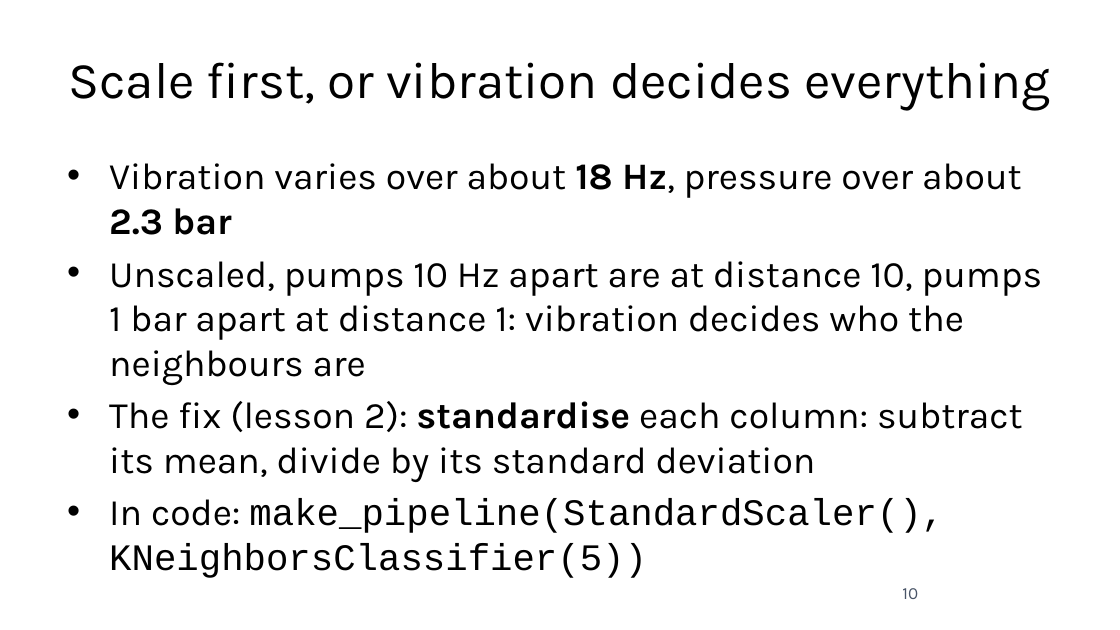
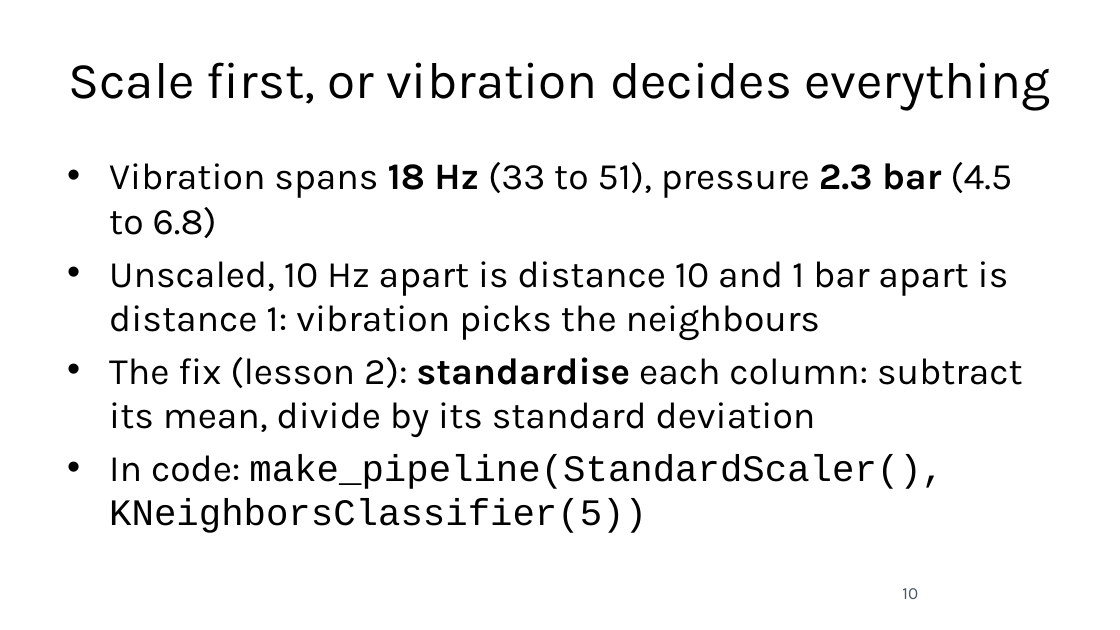
Before and after one commit to fabioantonini/technologies-for-artificial-intelligence, a slide deck: slide 10 of Lessons/06_knn_naive_bayes_svm/Slides/knn_naive_bayes_svm_slides.pptx. Drawn at 1120x630 pixels with LibreOffice and Linux fonts; fonts in the diff are those of the drawing; background and template pictures are left out. Boxes give left, top, right and bottom in pixels: in the first picture for what was removed or moved away, otherwise in the second. Text is boxed around its words. In the diff, an @@ line names an element or a change of style, - is before the commit and + after.

```diff
--- a/Lessons/06_knn_naive_bayes_svm/Slides/knn_naive_bayes_svm_slides.pptx
+++ b/Lessons/06_knn_naive_bayes_svm/Slides/knn_naive_bayes_svm_slides.pptx
@@ text at <box>109,162,1012,341</box>: text changed @@
-• Vibration varies over about 18 Hz, pressure over about 2.3 bar
-• Unscaled, pumps 10 Hz apart are at distance 10, pumps 1 bar apart at distance 1: vibration decides who the neighbours are
+• Vibration spans 18 Hz (33 to 51), pressure 2.3 bar (4.5 to 6.8)
+• Unscaled, 10 Hz apart is distance 10 and 1 bar apart is distance 1: vibration picks the neighbours
```
Also in this commit, not shown: 14 other slides changed, 17 other files.
